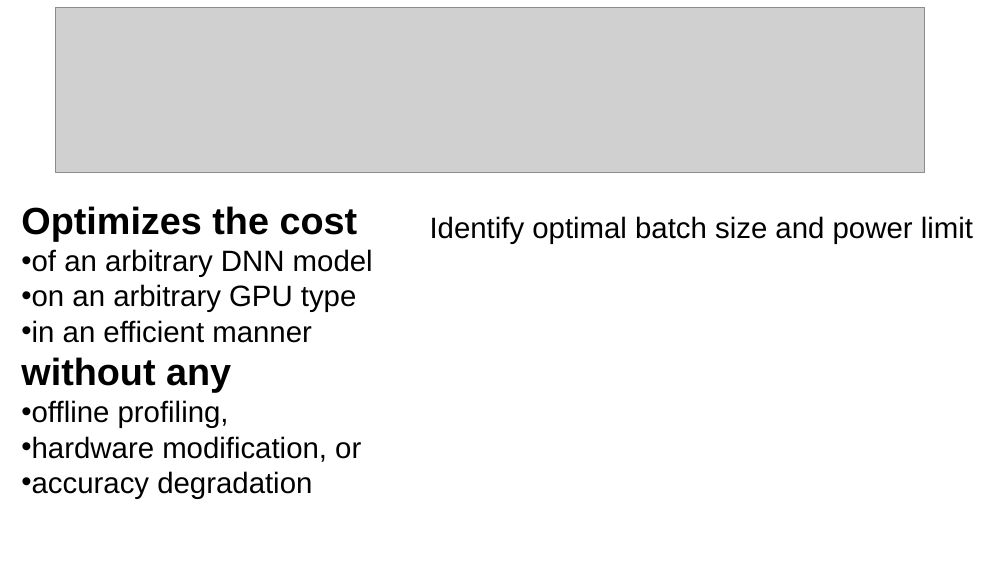
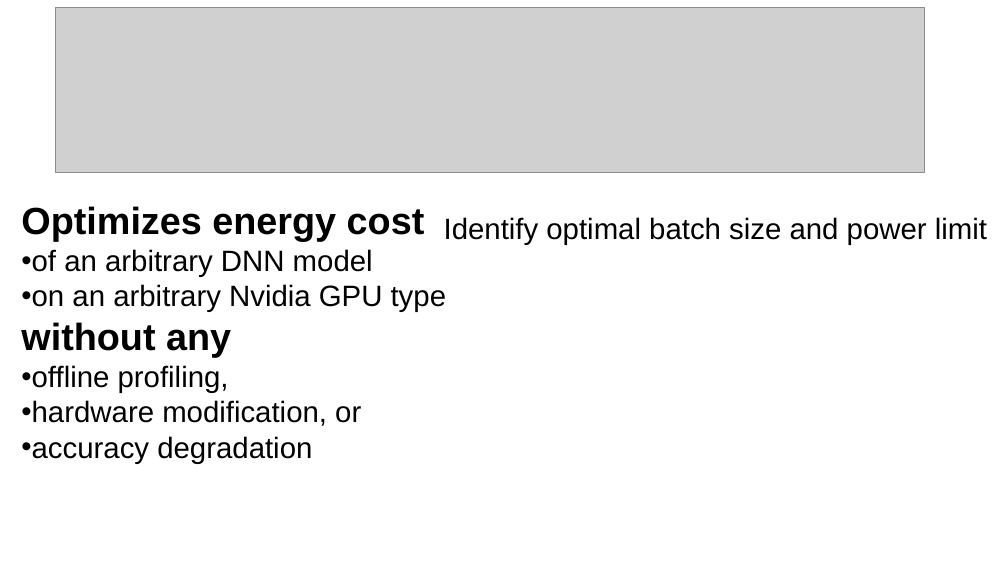
Before and after one commit to LukeLIN-web/CS345, a slide deck: slide 17 of paperview/zeuspresentation.pptx. Drawn at 1008x567 pixels with LibreOffice and Linux fonts; fonts in the diff are those of the drawing; grey boxes stand for pictures. Boxes give left, top, right and bottom in pixels: in the first picture for what was removed or moved away, otherwise in the second. Text is boxed around its words. In the diff, an @@ line names an element or a change of style, - is before the commit and + after.

```diff
--- a/paperview/zeuspresentation.pptx
+++ b/paperview/zeuspresentation.pptx
@@ text at (21, 206, 425, 242): text changed @@
-Optimizes the cost
+Optimizes energy cost
@@ text "Identify optimal batch size and ...": place and size @@
-text "Identify optimal batch size and ..." at (430, 216, 973, 244)
+text "Identify optimal batch size and ..." at (444, 217, 987, 244)
@@ text at (21, 284, 447, 312): text changed @@
-• on an arbitrary GPU type
-• in an efficient manner
+• on an arbitrary Nvidia GPU type
```
Also in this commit, not shown: 16 other slides changed, 17 slides added, 6 slides removed, 8 other files.
